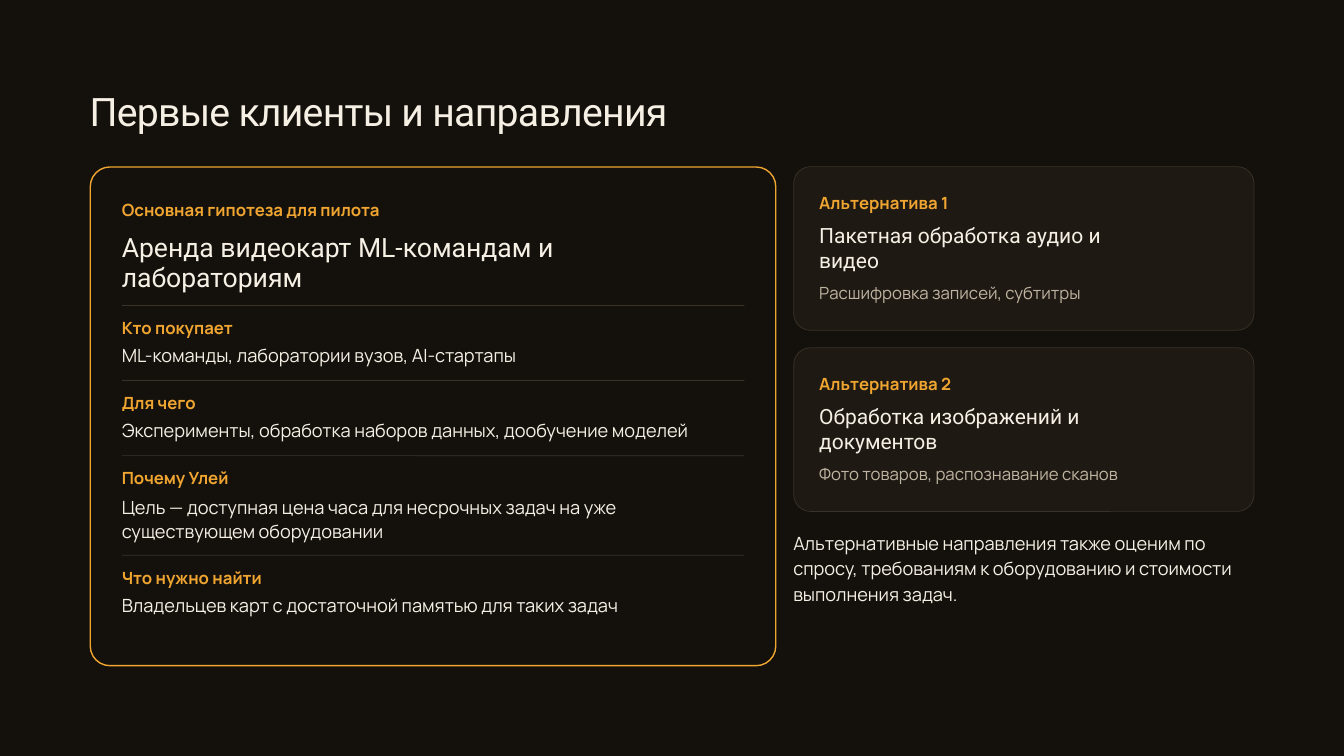
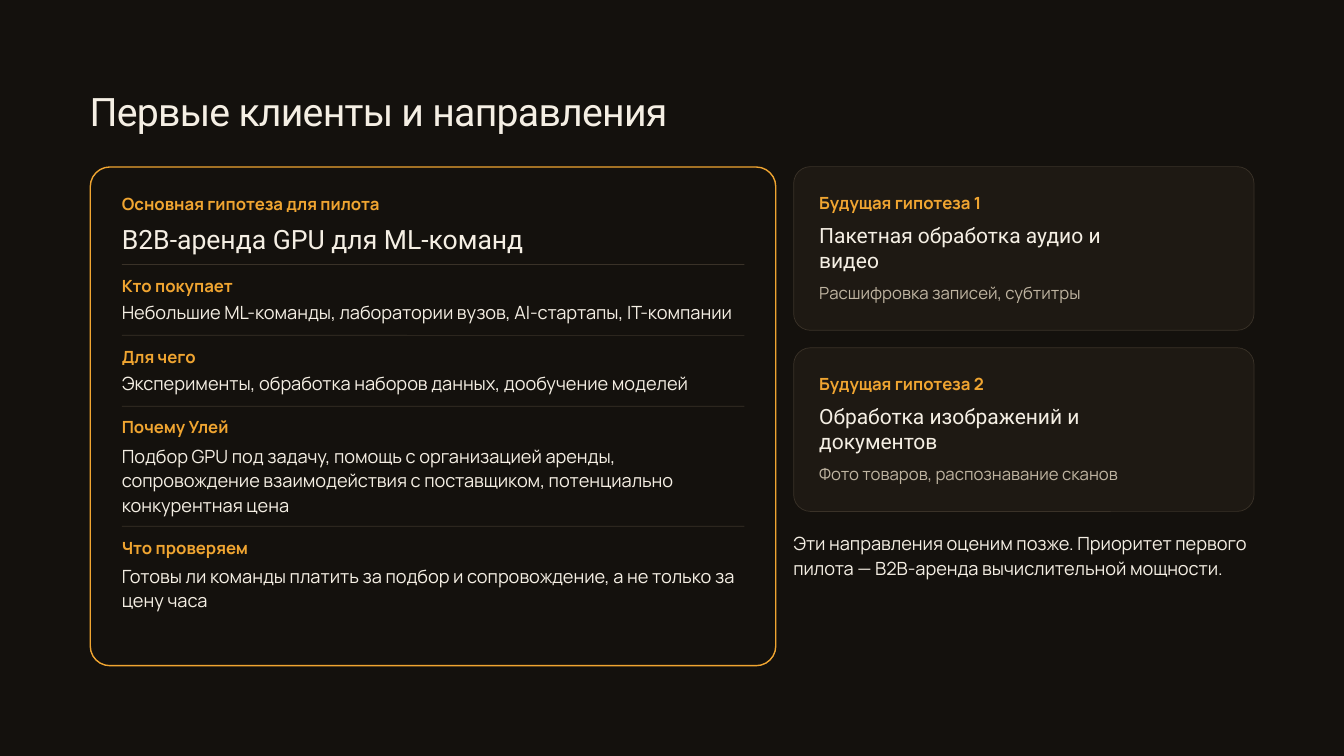
Before and after one commit to fonor11/Main, a slide deck: slide 5 of Улей — презентация для преакселератора ВШМ.pptx. Drawn at 1344x756 pixels with LibreOffice and Linux fonts; fonts in the diff are those of the drawing. Boxes give left, top, right and bottom in pixels: in the first picture for what was removed or moved away, otherwise in the second. Text is boxed around its words. In the diff, an @@ line names an element or a change of style, - is before the commit and + after.

```diff
--- a/Улей — презентация для преакселератора ВШМ.pptx
+++ b/Улей — презентация для преакселератора ВШМ.pptx
@@ text "Основная гипотеза для пилота": place and size @@
-text "Основная гипотеза для пилота" at (122,203,379,218)
+text "Основная гипотеза для пилота" at (122,197,379,212)
@@ text at (819,197,981,213): text changed @@
-Альтернатива 1
+Будущая гипотеза 1
@@ text at (122,230,523,255): text changed @@
-Аренда видеокарт ML-командам и
-лабораториям
+B2B-аренда GPU для ML-команд
@@ text "B2B-аренда GPU для ML-команд" at (122,230,523,255): vertical alignment top to middle @@
@@ line moved from (122, 306) - (744, 306) to (122, 264) - (744, 264) @@
@@ text at (122,305,732,324): text changed @@
-ML-команды, лаборатории вузов, AI-стартапы
+Небольшие ML-команды, лаборатории вузов, AI-стартапы, IT-компании
@@ 3 texts, 1 line: place and size @@
-3 texts, 1 line at (122,322,744,442)
+3 texts, 1 line at (122,280,744,395)
@@ text at (819,377,984,394): text changed @@
-Альтернатива 2
+Будущая гипотеза 2
@@ text "Почему Улей": place and size @@
-text "Почему Улей" at (122,471,229,488)
+text "Почему Улей" at (122,420,229,437)
@@ line moved from (122, 456) - (744, 456) to (122, 406) - (744, 406) @@
@@ text at (122,449,673,517): text changed @@
-Цель — доступная цена часа для несрочных задач на уже
-существующем оборудовании
+Подбор GPU под задачу, помощь с организацией аренды,
+сопровождение взаимодействия с поставщиком, потенциально
+конкурентная цена
@@ line moved from (122, 556) - (744, 556) to (122, 526) - (744, 526) @@
@@ text at (793,536,1246,580): text changed @@
-Альтернативные направления также оценим по
-спросу, требованиям к оборудованию и стоимости
-выполнения задач.
+Эти направления оценим позже. Приоритет первого
+пилота — B2B-аренда вычислительной мощности.
@@ text at (122,542,248,558): text changed @@
-Что нужно найти
+Что проверяем
@@ text at (122,569,734,612): text changed @@
-Владельцев карт с достаточной памятью для таких задач
+Готовы ли команды платить за подбор и сопровождение, а не только за
+цену часа
@@ text "Готовы ли команды платить за ..." at (122,569,734,612): vertical alignment middle to top @@
```
Also in this commit, not shown: 5 other slides changed, 4 slides added, 4 slides removed, 2 other files.
